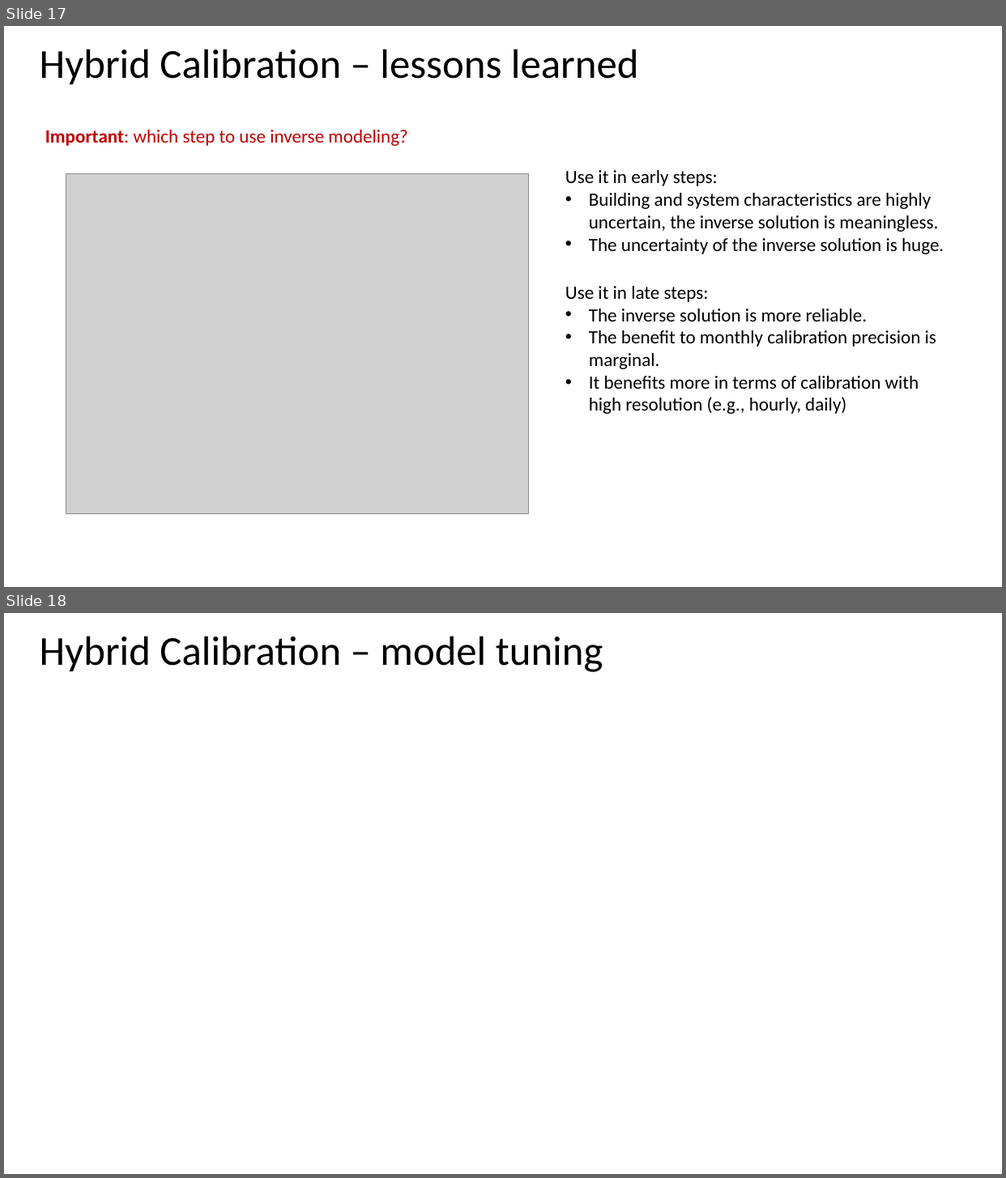
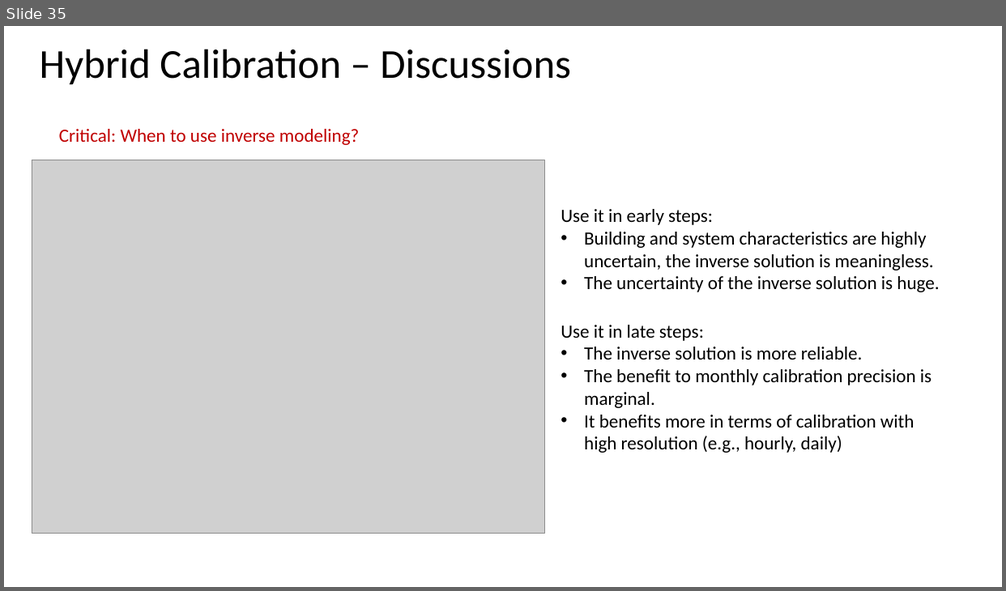
Before and after one commit to tsbyq/SDI, a slide deck: Model_Calibration_2.1/2~Hybrid_Calibration/Model Calibration_HM.pptx. Shown one above the other, each under a label of ours: slides 17 and 18 before the commit, slide 35 after it. The pictures are 1006x1178 and 1006x591 pixels, drawn with LibreOffice and Linux fonts; fonts in the diff are those of the drawing; grey boxes stand for pictures. Boxes give left, top, right and bottom in pixels: in the first picture for what was removed or moved away, otherwise in the second. Text is boxed around its words. In the diff, an @@ line names an element or a change of style, - is before the commit and + after.

```diff
--- a/Model_Calibration_2.1/2~Hybrid_Calibration/Model Calibration_HM.pptx
+++ b/Model_Calibration_2.1/2~Hybrid_Calibration/Model Calibration_HM.pptx
@@ slide 18 removed at (4, 613, 1002, 1174), background #FFFFFF @@
@@ title removed at (40, 636, 603, 672) @@
-Hybrid Calibration – model tuning
@@ what was slide 17 is now slide 35 @@
@@ slide 35 changed as well @@
@@ title at (40, 49, 571, 85): text changed @@
-Hybrid Calibration – lessons learned
+Hybrid Calibration – Discussions
@@ text at (59, 129, 359, 145): text changed @@
-Important: which step to use inverse modeling?
+Critical: When to use inverse modeling?
@@ picture: place and size @@
-picture at (66, 173, 528, 514)
+picture at (32, 160, 544, 534)
@@ text "Use it in early steps:": place and size @@
-text "Use it in early steps:" at (565, 170, 944, 254)
+text "Use it in early steps:" at (560, 209, 939, 292)
@@ text "Use it in late steps:": place and size @@
-text "Use it in late steps:" at (565, 286, 936, 414)
+text "Use it in late steps:" at (560, 325, 931, 453)
```
Also in this commit, not shown: 15 other slides changed, 20 slides added, 6 other slides removed, 45 other files.
